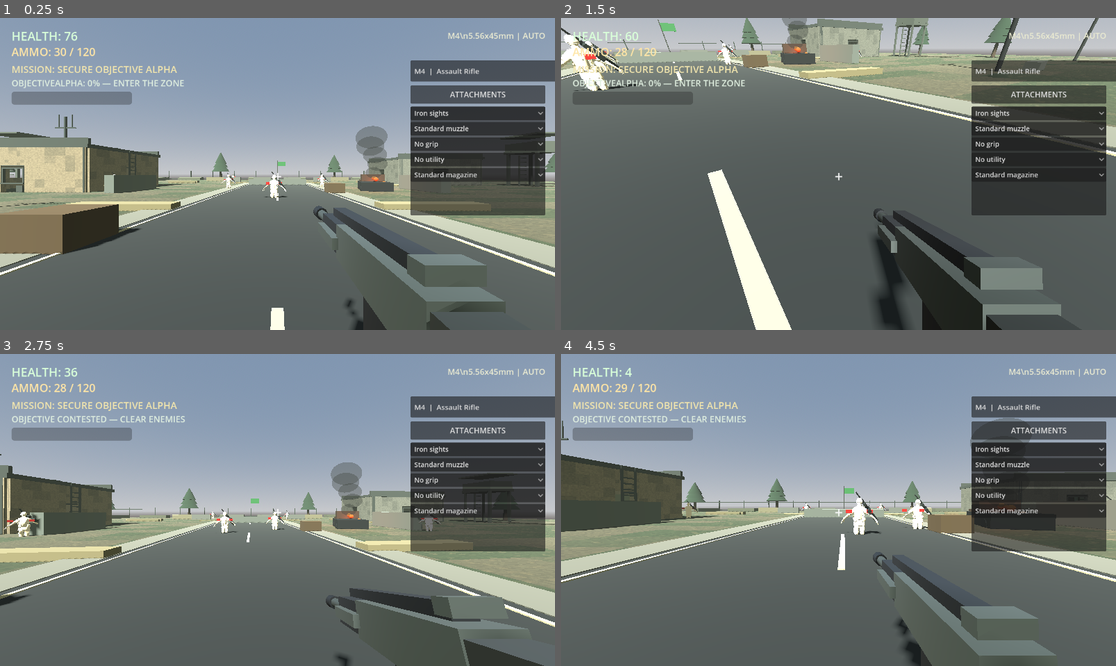
Above: before the commit, frames 1-4 (two rows, left to right).
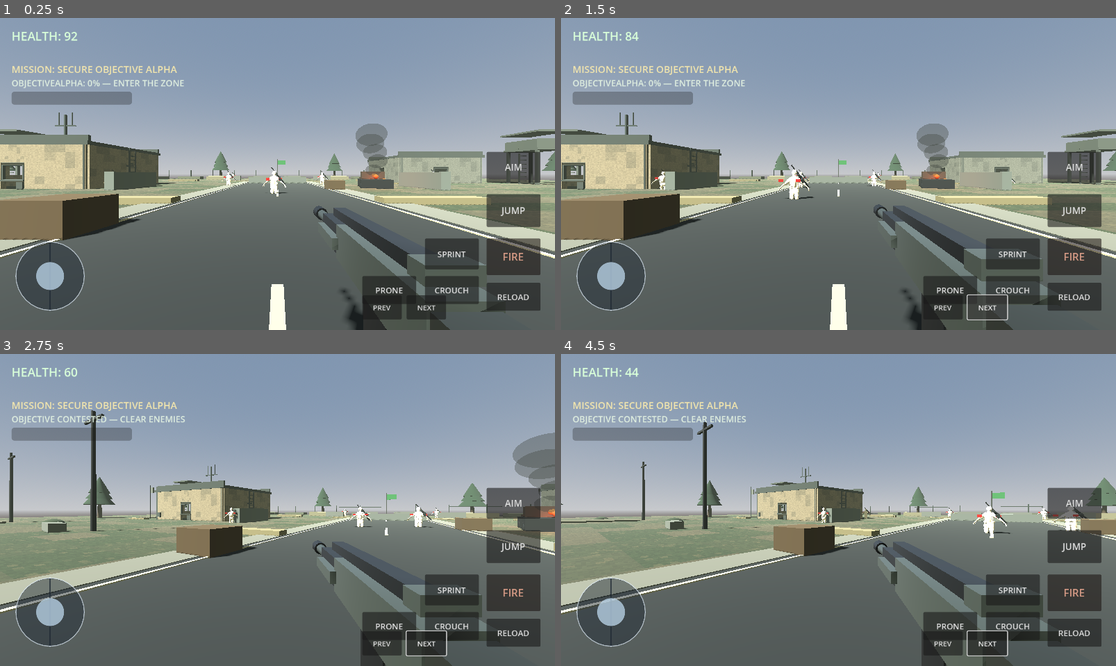
Above: after the commit, the same moments.

Repository: leefortine86-eng/Hunger-For-War
Game: Godot game, scene res://scenes/main.tscn
Two runs of this game, one before a commit and one after it. Both use one fixed random seed, a clock stepped at 60 frames per second and the inputs below.
Inputs (mouse positions are in pixels of both pictures, inside the frame that each line leads up to):
- Up to frame 1 (0.25 s): no input
- Up to frame 2 (1.5 s): click (988, 308) at 0.5 s, where only the run after the commit has a clickable "NEXT"; click (988, 308) at 1.25 s, where only the run after the commit has a clickable "NEXT"
- Up to frame 3 (2.75 s): tap Enter at 2 s; move the mouse to (305, 510) at 2.02 s; hold W (move_forward) from 2.03 s (still down); tap R at 2.1 s; click (305, 510) at 2.17 s; tap Space at 2.27 s
- Up to frame 4 (4.5 s): keep holding W (move_forward); move the mouse to (810, 510) at 2.77 s; tap Q at 2.85 s; tap Space at 3.02 s; move the mouse to (849, 503) at 3.52 s; tap E at 3.6 s; move the mouse to (832, 516) at 4.27 s; tap Shift at 4.35 s; click (832, 516) at 4.42 s

The runs differ from the first frame. In frame 1, 27% of the frame differs, in the area x 0-100%, y 4-100%; in frame 2, 75%, in the area x 0-100%, y 0-100%; in frame 3, 40%; in frame 4, 39%.
Error after the commit: Parse Error: Could not parse global class "PlayerCameraRig" from "res://scripts/player_camera_rig.gd". (res://scripts/player_controller.gd:11)

Commit message:
Initialize camera rig weapon reference and home pose

Diff:
--- a/scripts/player_camera_rig.gd
+++ b/scripts/player_camera_rig.gd
@@ -26,6 +26,13 @@
 var _horizontal_speed: float = 0.0
 var _fatigue: float = 0.0
 var _bob_time: float = 0.0
+
+func _ready() -> void:
+	_weapon = get_node_or_null(weapon_path) as Node3D
+	if _weapon != null:
+		_weapon_home_position = _weapon.position
+	else:
+		push_warning("PlayerCameraRig: weapon node not found at %s." % weapon_path)
 
 func set_stance(prone: bool, crouching: bool) -> void:
     if prone:
